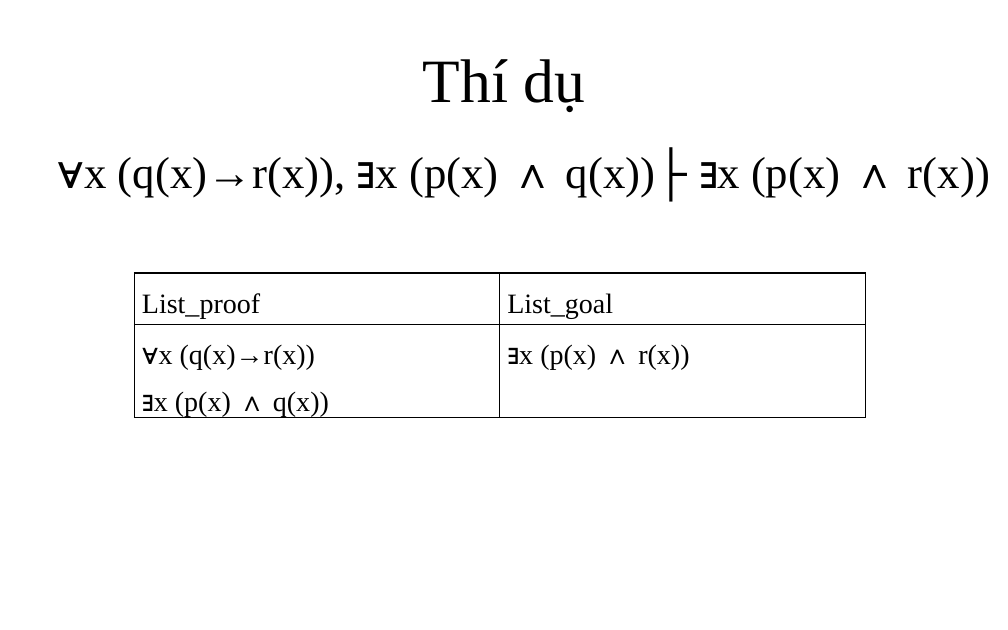
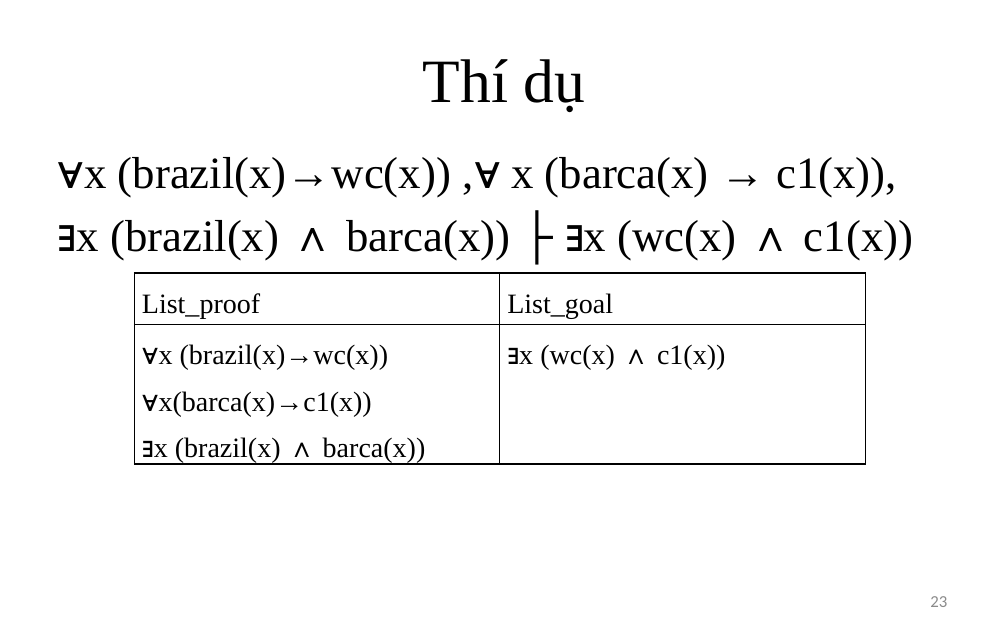
Before and after one commit to giang-rocker/logic, a slide deck: slide 23 of Report/SUY LUẬN TỰ NHIÊN.pptx (slide 19 before the commit). Drawn at 1008x630 pixels with LibreOffice and Linux fonts; fonts in the diff are those of the drawing. Boxes give left, top, right and bottom in pixels: in the first picture for what was removed or moved away, otherwise in the second. Text is boxed around its words. In the diff, an @@ line names an element or a change of style, - is before the commit and + after.

```diff
--- a/Report/SUY LUẬN TỰ NHIÊN.pptx
+++ b/Report/SUY LUẬN TỰ NHIÊN.pptx
@@ text at [77, 157, 913, 260]: text changed @@
-∀x (q(x)→r(x)), ∃x (p(x) ∧ q(x))├ ∃x (p(x) ∧ r(x))
+∀x (brazil(x)→wc(x)) ,∀ x (barca(x) → c1(x)),
+∃x (brazil(x) ∧ barca(x)) ├ ∃x (wc(x) ∧ c1(x))
@@ table at [134, 273, 864, 470] @@
-row 2, column 1: ∀x (q(x)→r(x)) / ∃x (p(x) ∧ q(x))
+row 2, column 1: ∀x (brazil(x)→wc(x)) / ∀x(barca(x)→c1(x)) / ∃x (brazil(x) ∧ barca(x))
-row 2, column 2: ∃x (p(x) ∧ r(x))
+row 2, column 2: ∃x (wc(x) ∧ c1(x))
@@ page number added at [930, 596, 947, 607], 12 pt, text #8C8C8C @@
+23
```
Also in this commit, not shown: 23 other slides changed, 11 slides added, 1 slide removed, 7 other files.
